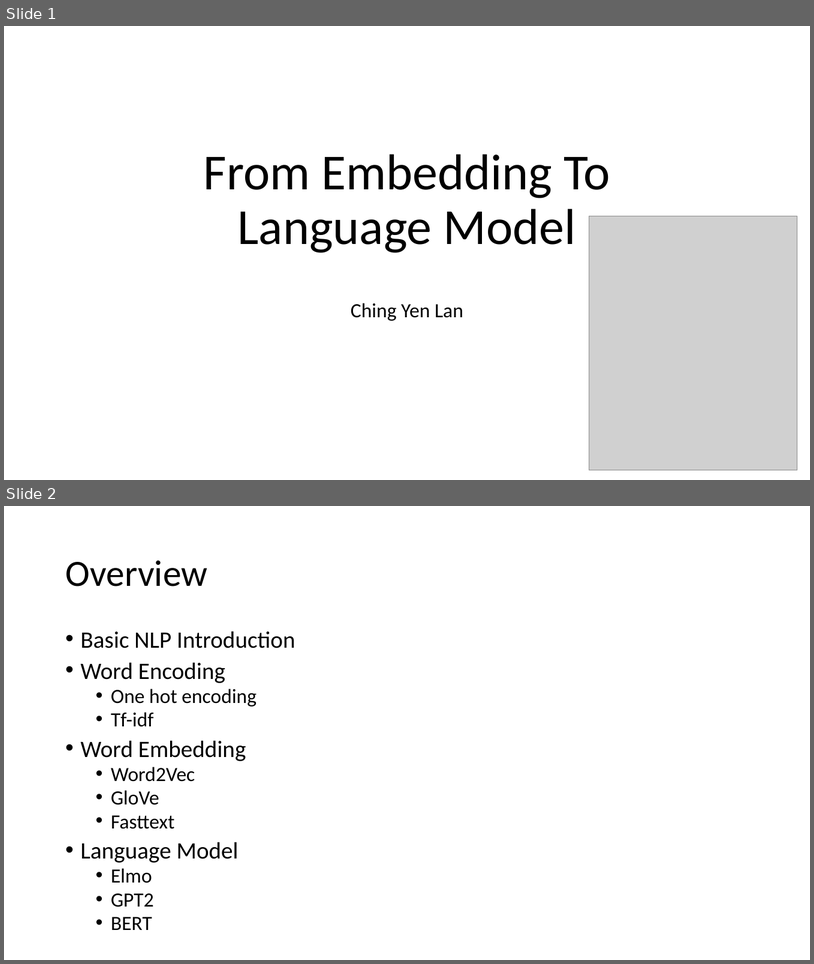
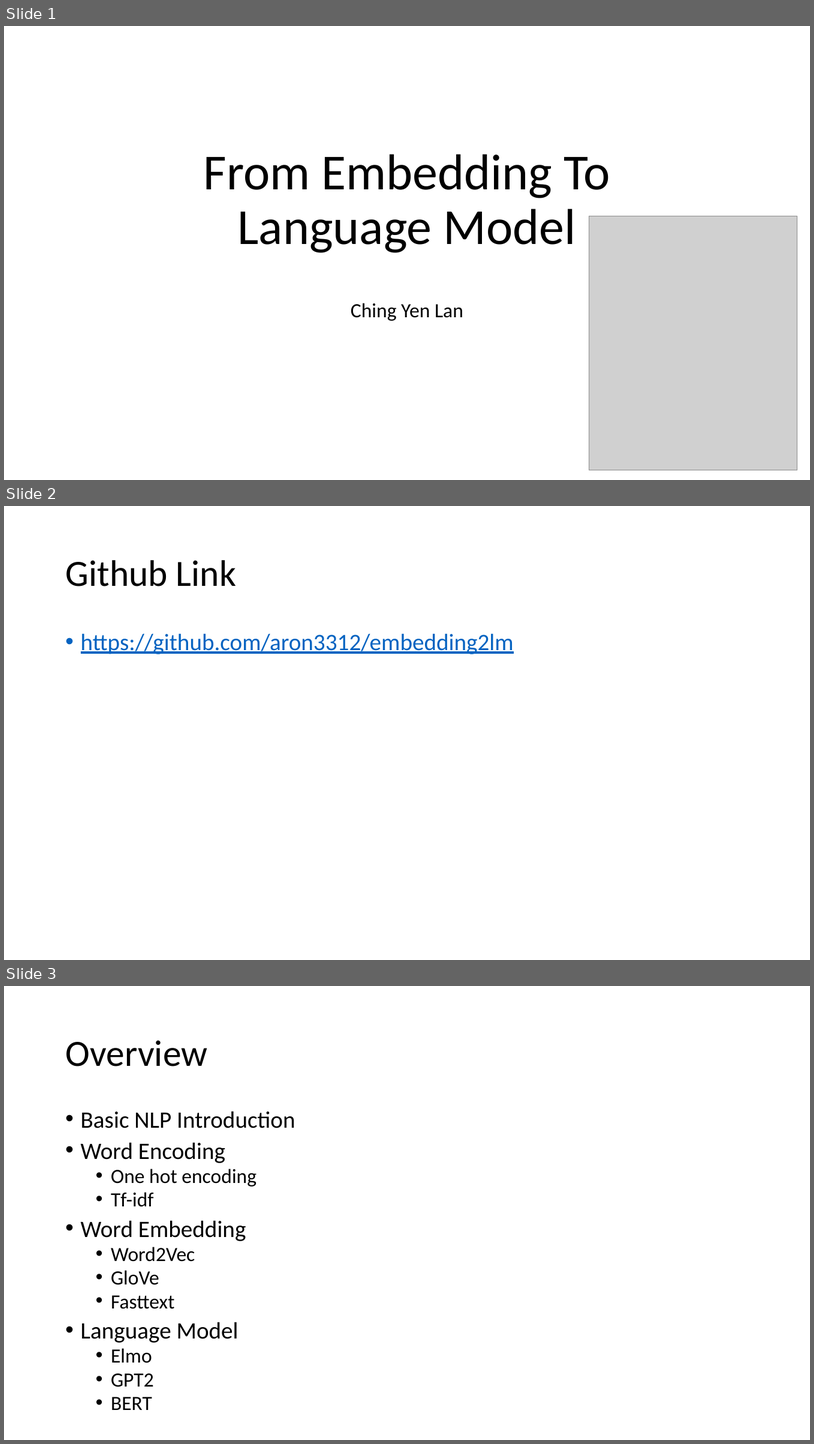
Before and after one commit to aron3312/embedding2lm, a slide deck: FromEmbeddingToLM.pptx. Shown one above the other, each under a label of ours: slides 1 and 2 before the commit, slides 1, 2 and 3 after it. The pictures are 814x964 and 814x1444 pixels, drawn with LibreOffice and Linux fonts; fonts in the diff are those of the drawing; grey boxes stand for pictures. Boxes give left, top, right and bottom in pixels: in the first picture for what was removed or moved away, otherwise in the second. Text is boxed around its words. In the diff, an @@ line names an element or a change of style, - is before the commit and + after.

```diff
--- a/FromEmbeddingToLM.pptx
+++ b/FromEmbeddingToLM.pptx
@@ slide 2 added at [4, 506, 810, 960], background #FFFFFF @@
@@ title added at [65, 560, 236, 586], 44 pt, text #000000 @@
+Github Link
@@ text added at [81, 633, 514, 654], 28 pt, text #0563C1, underline @@
+• https://github.com/aron3312/embedding2lm
@@ what was slide 2 is now slide 3 @@
```
Also in this commit, not shown: 2 other files.
